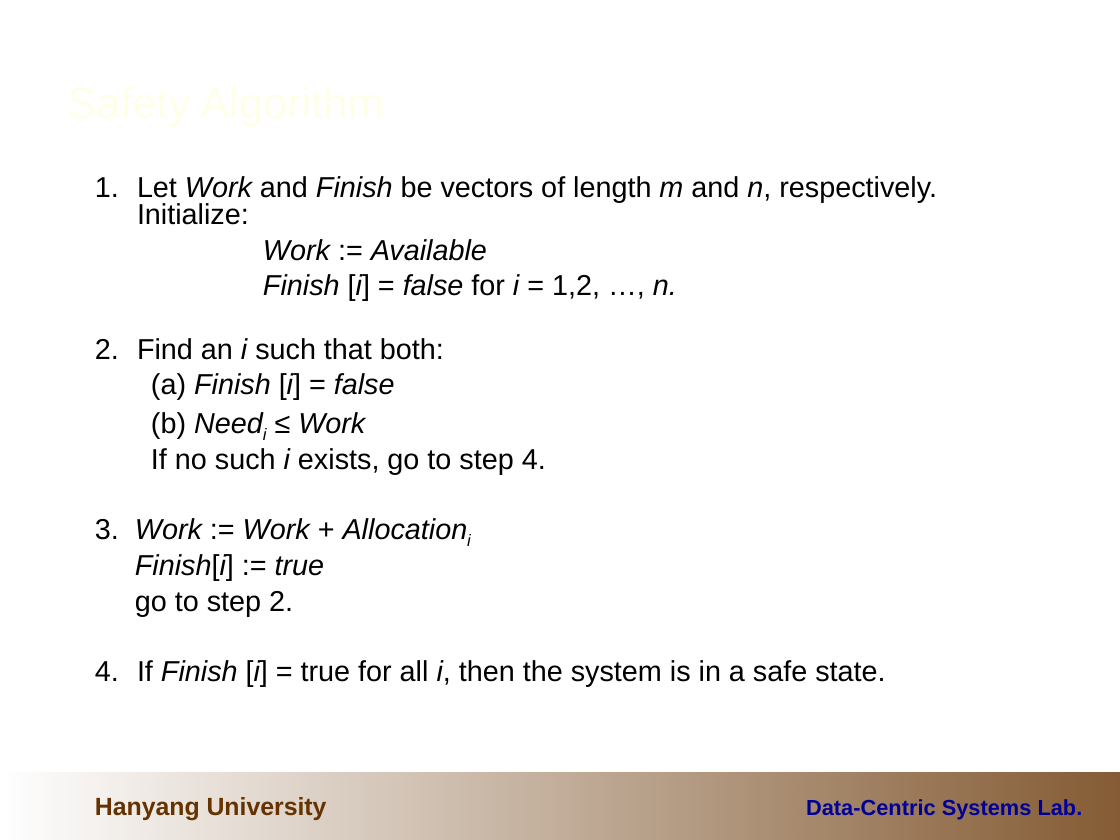
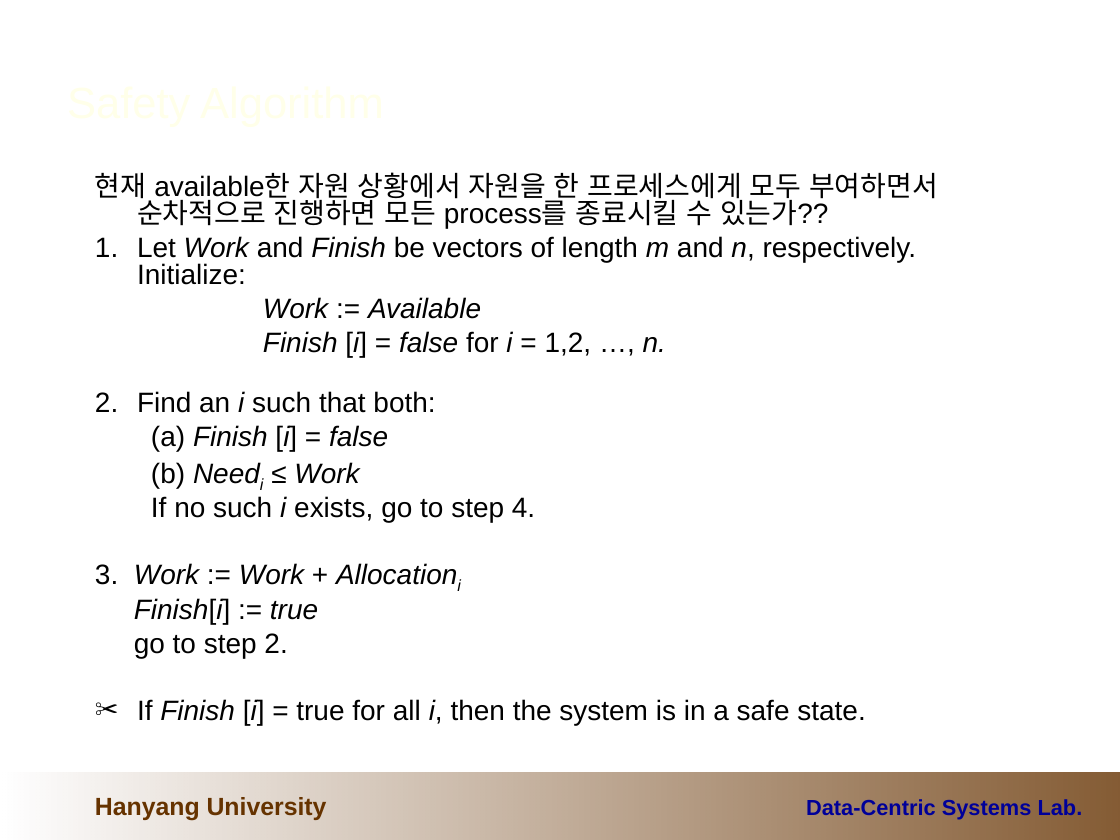
Before and after one commit to cocojk/major, a slide deck: slide 28 of os/이론/6.Deadlocks.ppt. Drawn at 1120x840 pixels with LibreOffice and Linux fonts; fonts in the diff are those of the drawing; background and template pictures are left out. Boxes give left, top, right and bottom in pixels: in the first picture for what was removed or moved away, otherwise in the second. Text is boxed around its words. In the diff, an @@ line names an element or a change of style, - is before the commit and + after.

```diff
--- a/os/이론/6.Deadlocks.ppt
+++ b/os/이론/6.Deadlocks.ppt
@@ text at (x1=95, y1=172, x2=938, y2=228): paragraph added @@
+현재 available한 자원 상황에서 자원을 한 프로세스에게 모두 부여하면서 순차적으로 진행하면 모든 process를 종료시킬 수 있는가??
@@ text at (x1=95, y1=236, x2=916, y2=658): size 18.5 to 18 pt in "1. Let Work and Finish be vectors ...", "Work := Available", "Finish [i] = false for i = ...", "2. Find an i such that both:" and 6 more places @@
@@ text at (x1=137, y1=699, x2=865, y2=726): text changed; size 18.5 to 18 pt @@
-4. If Finish [i] = true for all i, then the system is in a safe state.
+✂ If Finish [i] = true for all i, then the system is in a safe state.
```
Also in this commit, not shown: 10 other slides changed, 9 other files.
